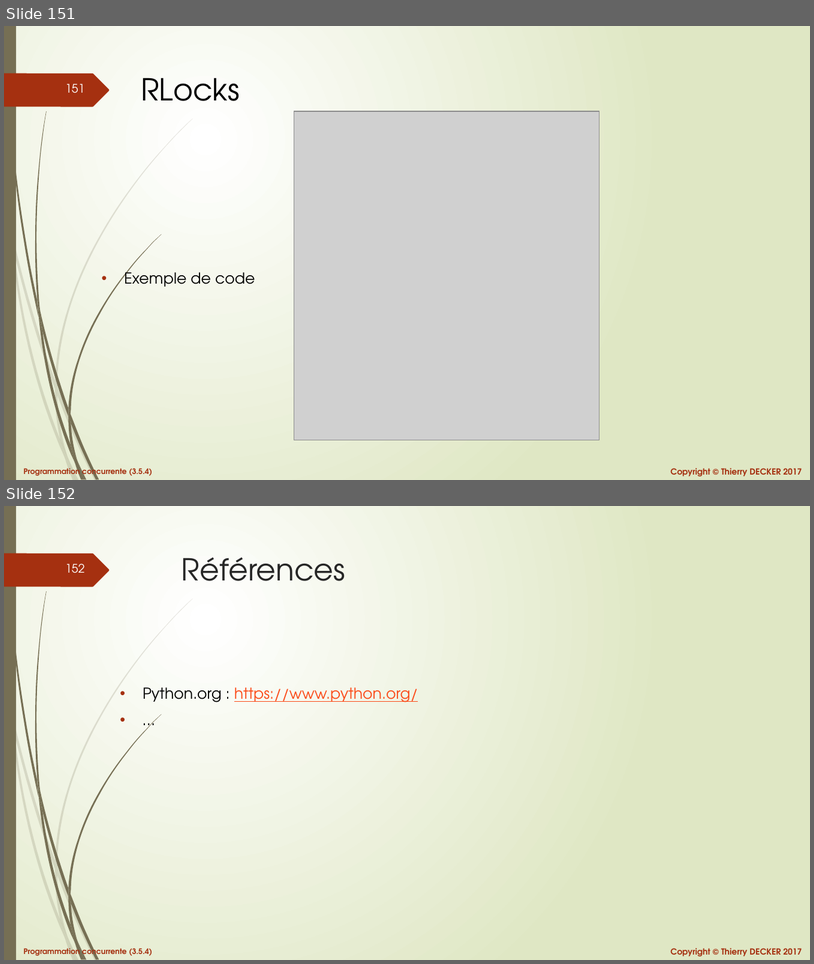
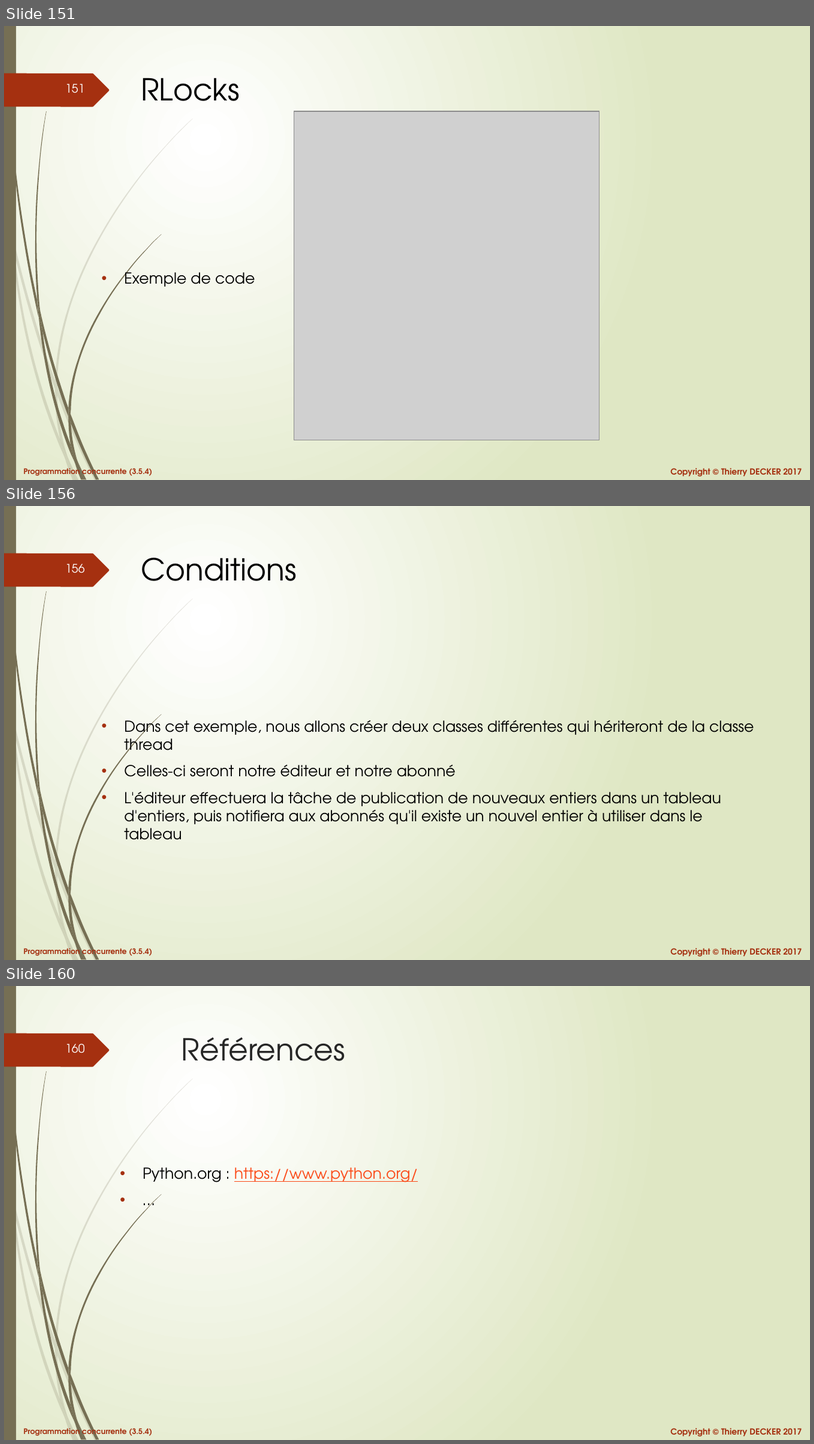
Before and after one commit to VikmanTheRacoon/learning-python, a slide deck: documentations/python-concurrency.pptx. Shown one above the other, each under a label of ours: slides 151 and 152 before the commit, slides 151, 156 and 160 after it; the slides between them are not shown. The pictures are 814x964 and 814x1444 pixels, drawn with LibreOffice and Linux fonts; fonts in the diff are those of the drawing; grey boxes stand for pictures. Boxes give left, top, right and bottom in pixels: in the first picture for what was removed or moved away, otherwise in the second. Text is boxed around its words. In the diff, an @@ line names an element or a change of style, - is before the commit and + after.

```diff
--- a/documentations/python-concurrency.pptx
+++ b/documentations/python-concurrency.pptx
@@ slide 156 added at box(4, 506, 810, 960), background gradient #FFFFFF to #DFE8C4; not listed: 27 template elements that a slide beside it also shows @@
@@ title added at box(141, 558, 297, 581), 36 pt, text #000000 @@
+Conditions
@@ text added at box(124, 716, 754, 840), 18 pt, text #000000 @@
+• Dans cet exemple, nous allons créer deux classes différentes qui hériteront de la classe thread
+• Celles-ci seront notre éditeur et notre abonné
+• L'éditeur effectuera la tâche de publication de nouveaux entiers dans un tableau d'entiers, puis notifiera aux abonnés qu'il existe un nouvel entier à utiliser dans le tableau
@@ what was slide 152 is now slide 160 @@
@@ page number at box(65, 1044, 85, 1053): text changed @@
-152
+160
```
Also in this commit, not shown: 7 other slides added, 1 other file.
